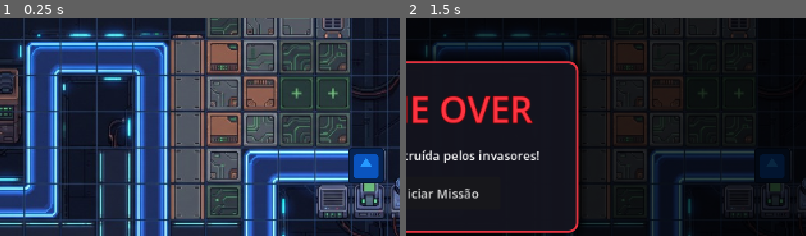
Above: before the commit, frames 1-2 (left to right).
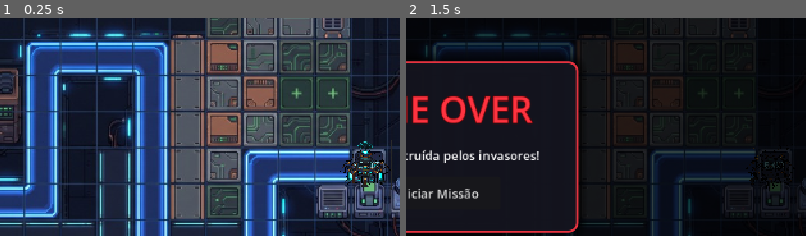
Above: after the commit, the same moments.

Repository: gabdalmazo/godot2dgame
Game: Godot game, scene res://test_level.tscn
Two runs of this game, one before a commit and one after it. Both use one fixed random seed, a clock stepped at 60 frames per second and the inputs below. The engine's default icon, where the game draws it, is replaced by a stand-in: a white triangle on a blue panel in a dark square.
Inputs (mouse positions are % of the whole screen's width and height, from its top left):
- Up to frame 1 (0.25 s): no input
- Up to frame 2 (1.5 s): click "Iniciar Onda" at 0.5 s; tap Enter (ui_accept) at 1.25 s; move the mouse to (72, 45) at 1.27 s; tap K at 1.35 s; click (72, 45) at 1.42 s
The pictures show only the part of the screen within x 47-97%, y 20-70%; the shares and areas given below are measured in that part.

The runs differ from the first frame. In frame 1, 1.5% of the frame differs, in the area x 85-98%, y 55-79%; in frame 2, 0.7%.

Commit message:
feat: add PlayerBase scene and script to handle enemy damage and base health integration

Diff:
--- a/novo-projeto-de-jogo/PlayerBase.gd
+++ b/novo-projeto-de-jogo/PlayerBase.gd
@@ -6,11 +6,41 @@
 ## sem conceder recompensas/créditos da economia.
 
 @export var dano_recebido: int = 1
+@export var sprite: Sprite2D
+@export var vida_maxima: int = 20
 
 func _ready() -> void:
 	# Conecta o sinal body_entered caso ainda não esteja conectado via editor
 	if not body_entered.is_connected(_on_body_entered):
 		body_entered.connect(_on_body_entered)
+
+	# Garante a referência ao Sprite2D caso não tenha sido atribuído no Inspector
+	if sprite == null:
+		sprite = get_node_or_null("Sprite2D")
+
+	# Conecta ao sinal vida_atualizada do Autoload GameManager
+	if not GameManager.vida_atualizada.is_connected(_on_vida_atualizada):
+		GameManager.vida_atualizada.connect(_on_vida_atualizada)
+
+	# Sincroniza o frame inicial com a vida atual do GameManager
+	_on_vida_atualizada(GameManager.vida_jogador)
+
+func _on_vida_atualizada(vida_atual: int) -> void:
+	if sprite == null or vida_maxima <= 0:
+		return
+
+	# Calcula a porcentagem da vida atual em relação à vida máxima
+	var porcentagem: float = (float(vida_atual) / float(vida_maxima)) * 100.0
+
+	# Atualiza o frame de acordo com o nível de integridade da base
+	if porcentagem > 75.0:
+		sprite.frame = 0
+	elif porcentagem > 50.0:
+		sprite.frame = 1
+	elif porcentagem > 25.0:
+		sprite.frame = 2
+	else:
+		sprite.frame = 3
 
 func _on_body_entered(body: Node2D) -> void:
 	# Verifica se o corpo ou seu nó pai pertence ao grupo "enemy"
--- a/novo-projeto-de-jogo/player_base.tscn
+++ b/novo-projeto-de-jogo/player_base.tscn
@@ -1,18 +1,26 @@
-[gd_scene load_steps=4 format=3 uid="uid://d1e2f3a4b5c6d"]
+[gd_scene load_steps=6 format=3 uid="uid://d1e2f3a4b5c6d"]
 
 [ext_resource type="Script" path="res://PlayerBase.gd" id="1_script"]
-[ext_resource type="Texture2D" uid="uid://c75jrp57x4wfs" path="res://icon.svg" id="2_icon"]
+[ext_resource type="Texture2D" uid="uid://cjoii8m5cpxr3" path="res://assets/base_principal.png" id="2_base_tex"]
+[ext_resource type="Shader" path="res://color_key.gdshader" id="3_shader"]
+
+[sub_resource type="ShaderMaterial" id="ShaderMaterial_base"]
+shader = ExtResource("3_shader")
+shader_parameter/color_to_remove = Color(0.192, 0.173, 0.161, 1)
+shader_parameter/tolerance = 0.15
 
 [sub_resource type="RectangleShape2D" id="RectangleShape2D_base"]
 size = Vector2(46, 46)
 
-[node name="PlayerBase" type="Area2D"]
+[node name="PlayerBase" type="Area2D" node_paths=PackedStringArray("sprite")]
 script = ExtResource("1_script")
+sprite = NodePath("Sprite2D")
 
 [node name="Sprite2D" type="Sprite2D" parent="."]
-modulate = Color(0.15, 0.6, 1, 1)
-scale = Vector2(0.36, 0.36)
-texture = ExtResource("2_icon")
+material = SubResource("ShaderMaterial_base")
+scale = Vector2(0.25, 0.25)
+texture = ExtResource("2_base_tex")
+hframes = 4
 
 [node name="CollisionShape2D" type="CollisionShape2D" parent="."]
 shape = SubResource("RectangleShape2D_base")
